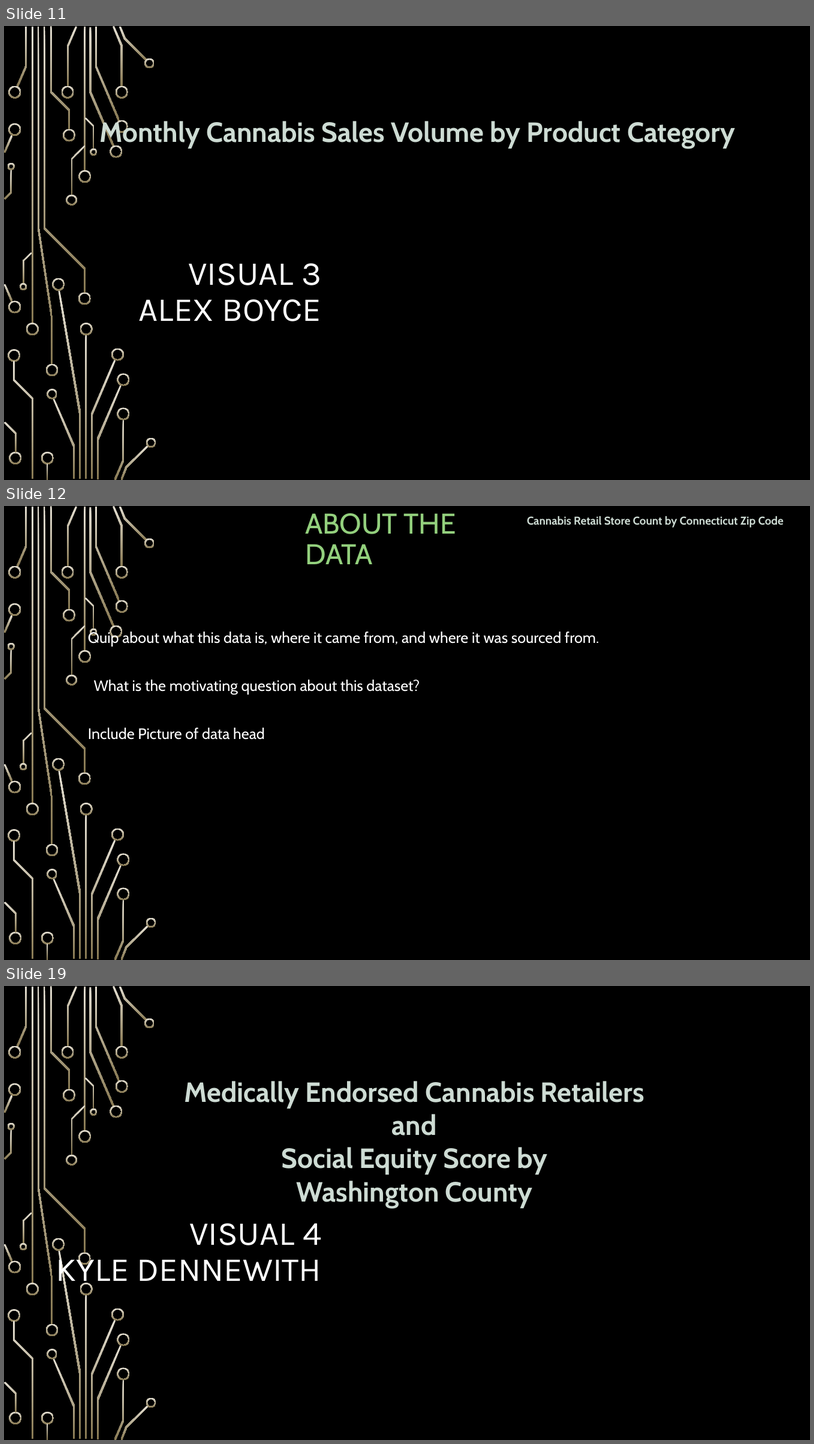
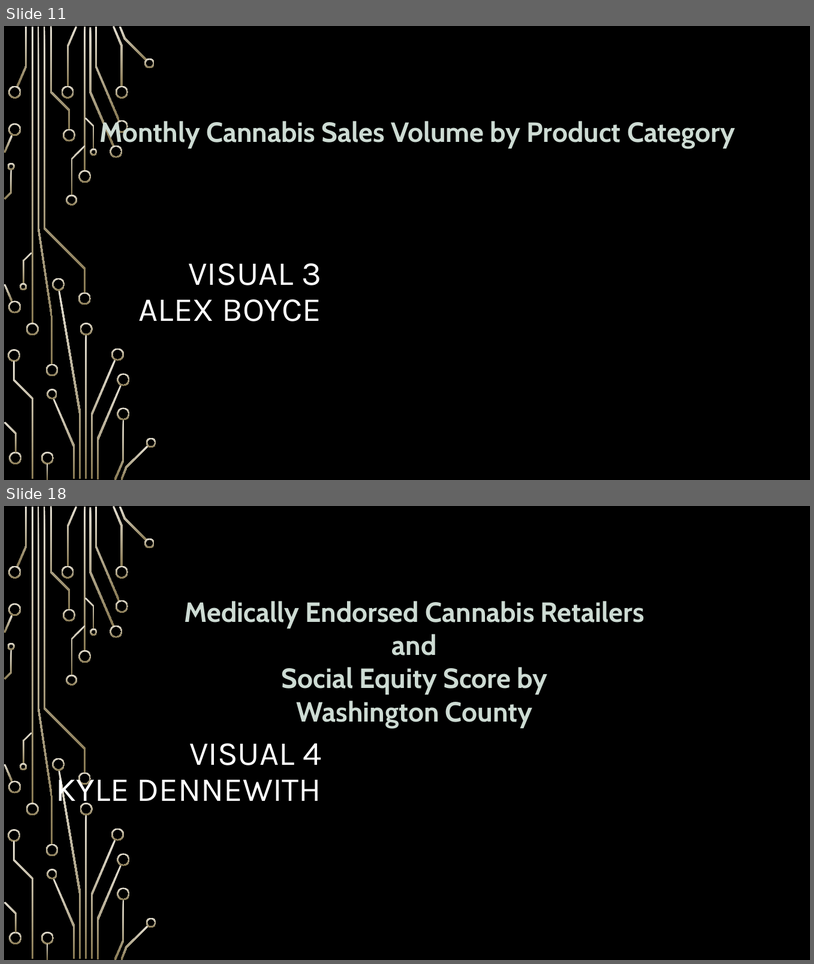
Before and after one commit to nood-leog/CS445-Group, a slide deck: Final Presentation Slides.pptx. Shown one above the other, each under a label of ours: slides 11, 12 and 19 before the commit, slides 11 and 18 after it; the slides between them are not shown. The pictures are 814x1444 and 814x964 pixels, drawn with LibreOffice and Linux fonts; fonts in the diff are those of the drawing; background and template pictures are left out. Boxes give left, top, right and bottom in pixels: in the first picture for what was removed or moved away, otherwise in the second. Text is boxed around its words. In the diff, an @@ line names an element or a change of style, - is before the commit and + after.

```diff
--- a/Final Presentation Slides.pptx
+++ b/Final Presentation Slides.pptx
@@ slide 12 removed at box(4, 506, 810, 960), background picture (left out); not listed: 54 template elements that a slide beside it also shows @@
@@ title removed at box(305, 513, 456, 564) @@
-ABOUT THE DATA
@@ text removed at box(527, 516, 784, 528) @@
-Cannabis Retail Store Count by Connecticut Zip Code
@@ text removed at box(88, 630, 599, 646) @@
-Quip about what this data is, where it came from, and where it was sourced from.
@@ text removed at box(94, 679, 420, 694) @@
-What is the motivating question about this dataset?
@@ text removed at box(88, 727, 265, 739) @@
-Include Picture of data head
@@ what was slide 19 is now slide 18 @@
```
Also in this commit, not shown: 6 slides changed, 3 slides added, 3 other slides removed.
